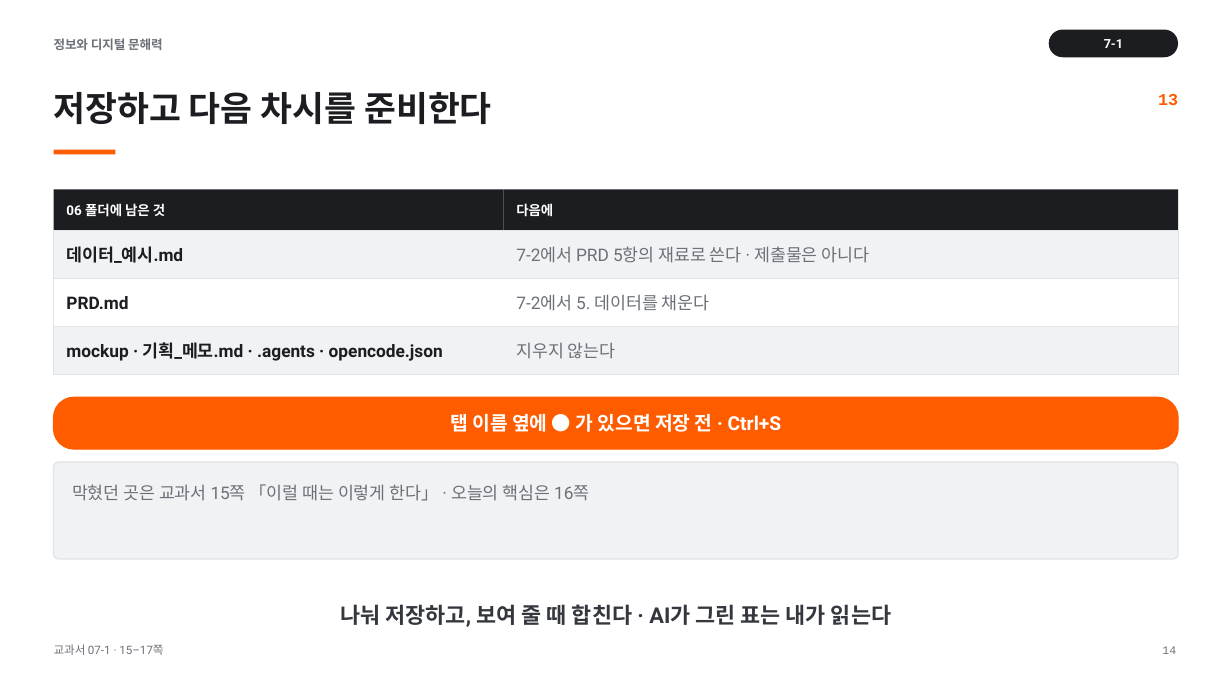
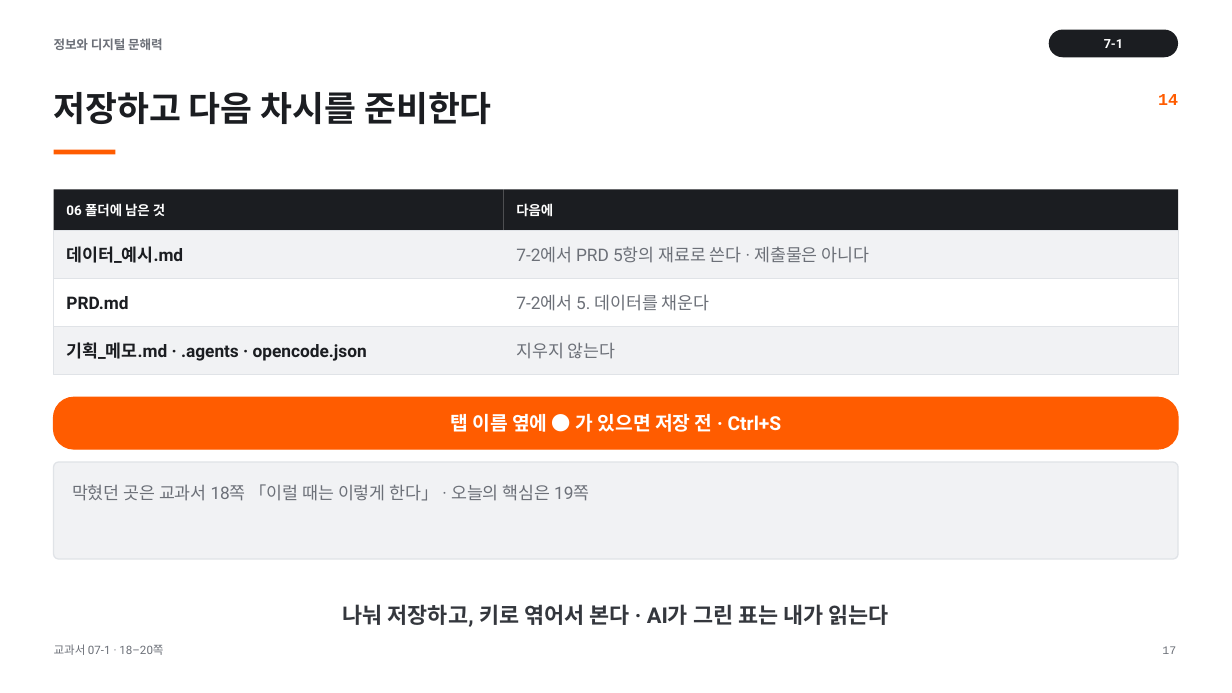
Before and after one commit to cozy819/2026-02__jdh, a slide deck: slide 17 of 07/ppt/07-1_관계형_데이터베이스의_기초_v1.pptx (slide 14 before the commit). Drawn at 1232x693 pixels with LibreOffice and Linux fonts; fonts in the diff are those of the drawing. Boxes give left, top, right and bottom in pixels: in the first picture for what was removed or moved away, otherwise in the second. Text is boxed around its words. In the diff, an @@ line names an element or a change of style, - is before the commit and + after.

```diff
--- a/07/ppt/07-1_관계형_데이터베이스의_기초_v1.pptx
+++ b/07/ppt/07-1_관계형_데이터베이스의_기초_v1.pptx
@@ text at (x1=1158, y1=94, x2=1178, y2=105): text changed @@
-13
+14
@@ text at (x1=66, y1=342, x2=367, y2=361): text changed @@
-mockup · 기획_메모.md · .agents · opencode.json
+기획_메모.md · .agents · opencode.json
@@ text at (x1=72, y1=484, x2=589, y2=501): text changed @@
-막혔던 곳은 교과서 15쪽 「이럴 때는 이렇게 한다」 · 오늘의 핵심은 16쪽
+막혔던 곳은 교과서 18쪽 「이럴 때는 이렇게 한다」 · 오늘의 핵심은 19쪽
@@ text at (x1=343, y1=604, x2=889, y2=627): text changed @@
-나눠 저장하고, 보여 줄 때 합친다 · AI가 그린 표는 내가 읽는다
+나눠 저장하고, 키로 엮어서 본다 · AI가 그린 표는 내가 읽는다
@@ text at (x1=54, y1=644, x2=163, y2=655): text changed @@
-교과서 07-1 · 15–17쪽
+교과서 07-1 · 18–20쪽
@@ text at (x1=1162, y1=646, x2=1176, y2=654): text changed @@
-14
+17
```
Also in this commit, not shown: 4 other slides changed, 11 slides added, 8 slides removed, 41 other files.
